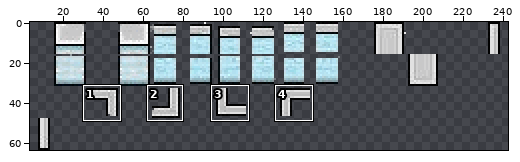
A sprite sheet gets an edit: assets/overworld/walls.png. Above: a wide view before the commit, with the close-up outlined.
Close-up. First the earlier version:
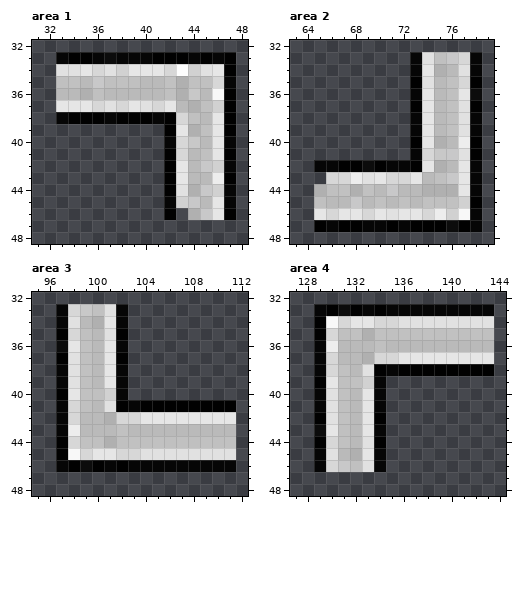
The file is 256x64 pixels. Pixels under 10% opacity are left out. Colours within 5 levels of each other are drawn and written as one. Shown: area 1: x 31..48, y 32..48; area 2: x 63..79, y 32..48; area 3: x 95..112, y 32..48; area 4: x 127..144, y 32..48. The wide view leaves out empty margins. The commit also changed other parts of the picture, which this record leaves out.
New version:
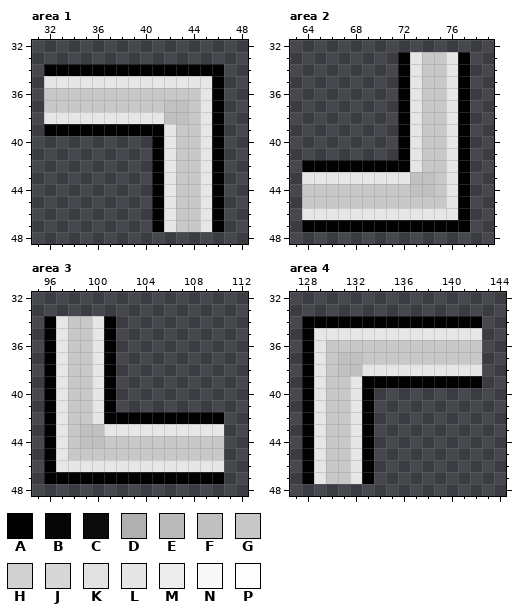
Palette (. is transparent): A #000000fc  B #060606  C #0c0c0c  D #b0b0b0  E #bababa  F #c2c2c2fc  G #cacacafc  H #d3d3d3fc  J #d9d9d9fc  K #e1e1e1  L #e8e8e8fc  M #efefeffc  N #f8f8f8  P #fffffffc
Changes in this commit:
Changed rows in their new state; - is an unchanged pixel.
Area 1:
first column x 32:
33 -...............
34 AAAAAAAAAAAAAAA.
35 LLLLLLLLLLLLLLA.
36 GGGGGGGGGGGG-LA.
37 GGGGGGGGGGFFGLA.
38 LLLLLLLLLLFFGLA.
39 AAAAAAAAAALGGLA.
40 ---------ALG-LA.
41 ---------ALGGLA.
42 ---------ALGGLA.
43 ---------ALGGLA.
44 ---------ALGGLA.
45 ---------ALG-LA.
46 ---------ALGGLA.
47 ---------ALGGLA-
Area 2:
first column x 64:
33 --------ALGGLA.
34 --------ALGGLA.
35 --------ALGGLA.
36 --------ALGGLA.
37 --------ALGGLA.
38 --------ALGGLA.
39 --------ALGGLA.
40 --------ALGGLA.
41 --------ALG-LA.
42 AAA--A-AALGGLA.
43 LLLLLL-LLFFGLA.
44 GGGGGGG-GFFGLA.
45 GGGG-GGGGGGGLA.
46 L-L--L-L--LLLA.
47 A-A--AA-A---A-.
Area 3:
first column x 96:
33 -......---------
34 ALGGLA.---------
35 ALGGLA.---------
36 ALGGLA.---------
37 ALGGLA.---------
38 ALGGLA.---------
39 ALGGLA.---------
40 ALGGLA.---------
41 ALGGLA..........
42 ALGGLAAAAAAAAAA.
43 ALGFFLLLLLLLLLL.
44 ALG--GGGGGGGGGG.
45 ALGGGGGGGGGGGGG.
46 ALLLLLLLLLLLLLL.
47 AAAAAAAAAAAAAAA-
Area 4:
first column x 128:
33 -...............
34 A-AAAAAAAAAAAAA.
35 ALLLLLLLLLLLLLL.
36 ALGGGGGGGGGGGGG.
37 ALGFFGGGGGGGGGG.
38 ALG-FLLLLLLLLLL.
39 ALGGLAAAAAAAAAA-
40 ALGGLA.---------
41 ALGGLA.---------
42 ALGGLA.---------
43 ALGGLA.---------
44 ALGGLA.---------
45 ALGGLA.---------
46 ALG-LA.---------
47 ALGGLA----------
Where, in picture pixels (left, top, right, bottom), the same in both close-ups:
changed: (44, 52, 236, 232)
changed: (302, 52, 482, 232)
changed: (44, 304, 236, 484)
changed: (302, 304, 494, 484)
